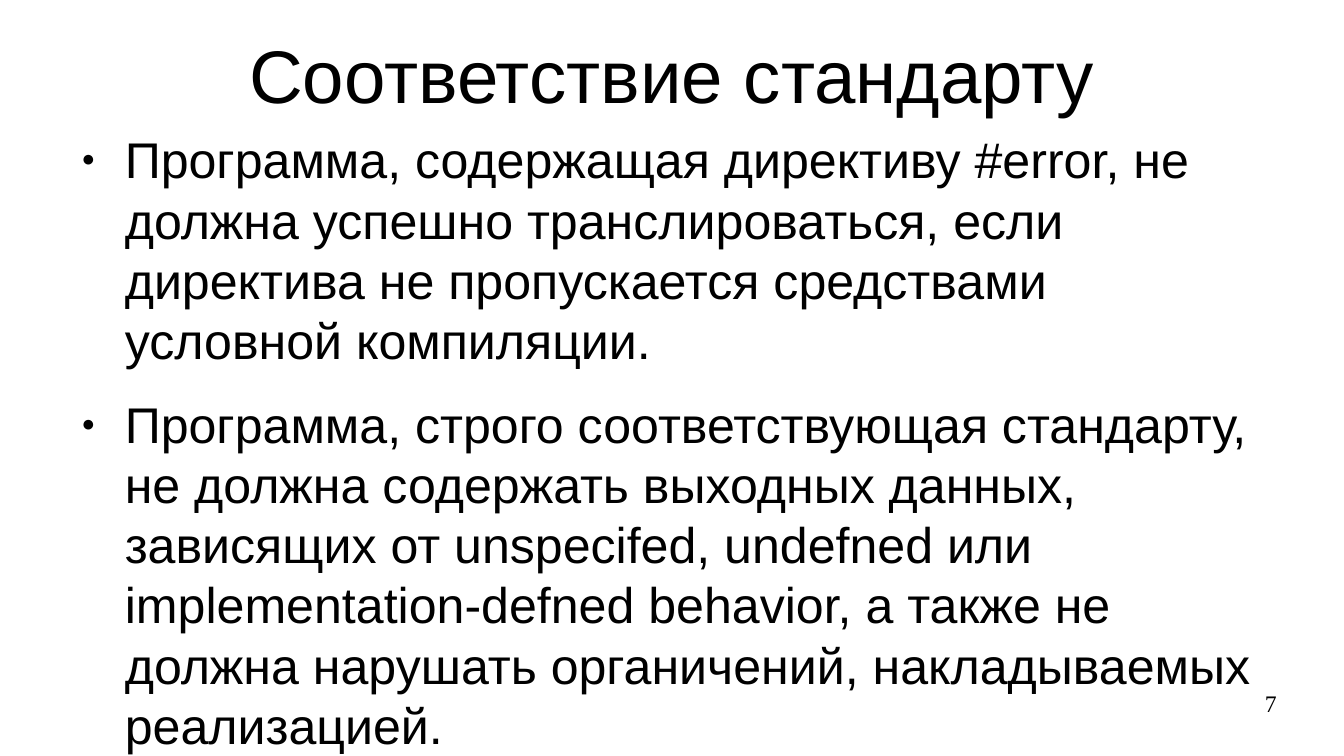
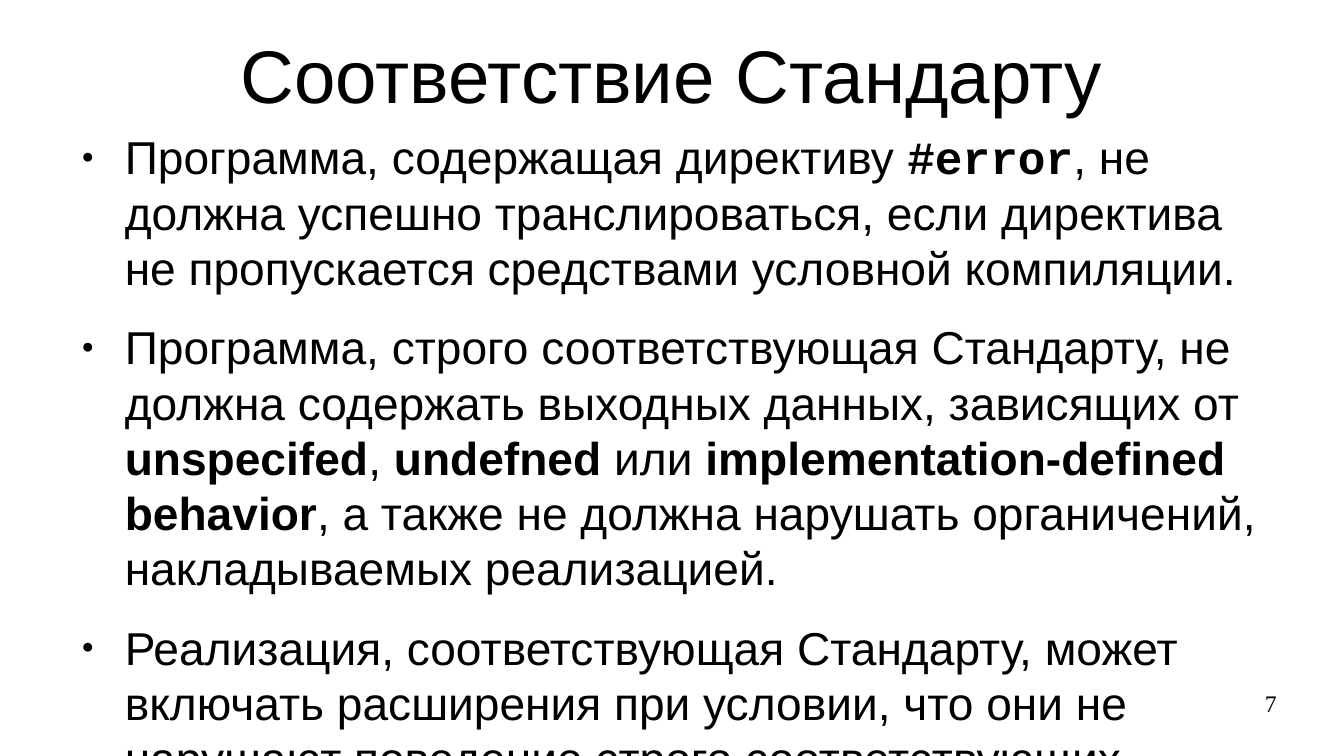
Before and after one commit to steelcraft/stud-lab, a slide deck: slide 7 of Лекции/CACP01.odp. Drawn at 1344x756 pixels with LibreOffice and Linux fonts; fonts in the diff are those of the drawing. Boxes give left, top, right and bottom in pixels: in the first picture for what was removed or moved away, otherwise in the second. Text is boxed around its words. In the diff, an @@ line names an element or a change of style, - is before the commit and + after.

```diff
--- a/Лекции/CACP01.odp
+++ b/Лекции/CACP01.odp
@@ title at (241,51,1102,117): text changed @@
-Соответствие стандарту
+Соответствие Стандарту
@@ text at (125,142,1236,294): size 29.6 to 27.2 pt in "Программа, содержащая директиву #error, не должна успешно ..."; font Arial to Courier New, bold on in "#error," @@
@@ text at (125,332,1255,729): text changed; size 29.6 to 27.2 pt @@
-● Программа, строго соответствующая стандарту, не должна содержать выходных данных, зависящих от unspecifed, undefned или implementation-defned behavior, а также не должна нарушать органичений, накладываемых реализацией.
+● Программа, строго соответствующая Стандарту, не должна содержать выходных данных, зависящих от unspecifed, undefned или implementation-defined behavior, а также не должна нарушать органичений, накладываемых реализацией.
+● Реализация, соответствующая Стандарту, может включать расширения при условии, что они не нарушают поведение строго соответствующих Стандарту программ.
```
Also in this commit, not shown: 1 slide added.
